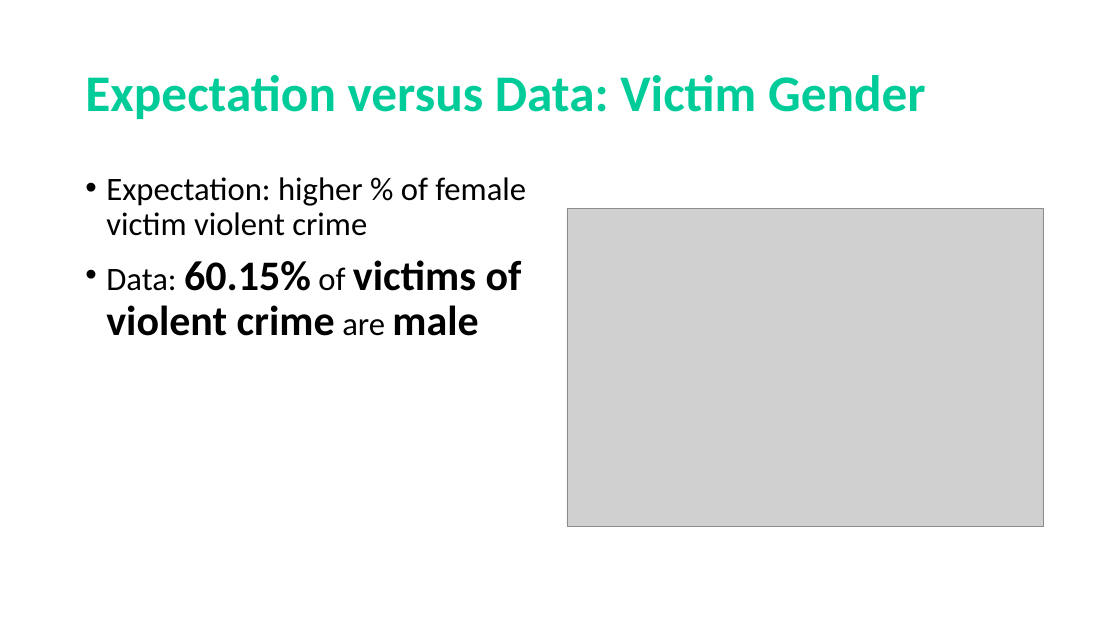
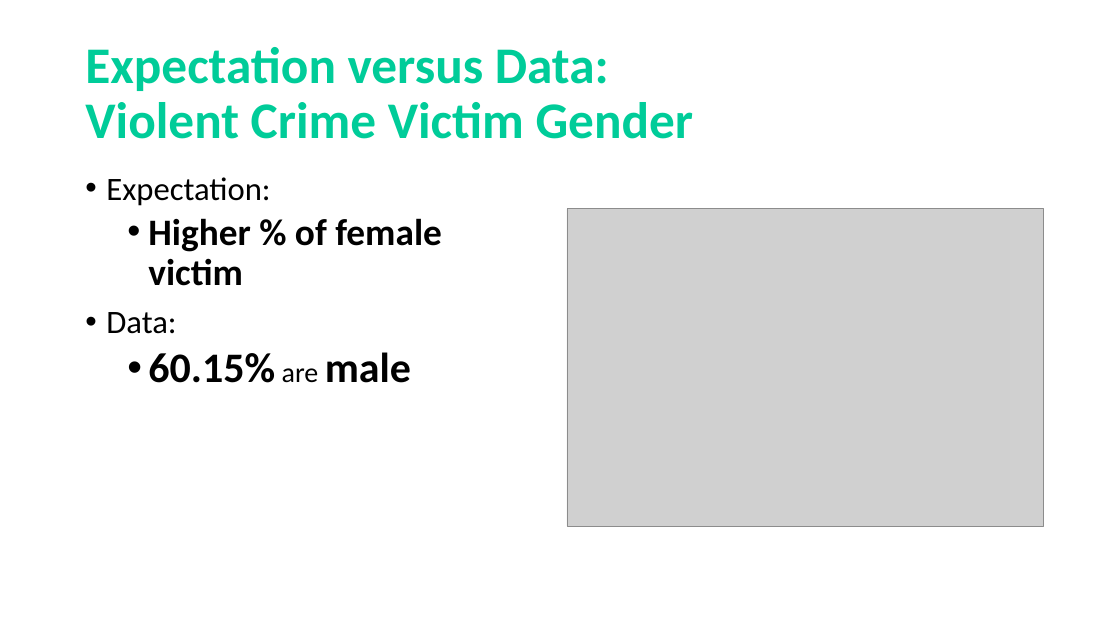
Before and after one commit to frederikdebruyker/Los-Angeles-Crime-Statistics, a slide deck: slide 4 of Presentation Project1 - Los Angeles Crime Statistics.pptx. Drawn at 1120x630 pixels with LibreOffice and Linux fonts; fonts in the diff are those of the drawing; grey boxes stand for pictures. Boxes give left, top, right and bottom in pixels: in the first picture for what was removed or moved away, otherwise in the second. Text is boxed around its words. In the diff, an @@ line names an element or a change of style, - is before the commit and + after.

```diff
--- a/Presentation Project1 - Los Angeles Crime Statistics.pptx
+++ b/Presentation Project1 - Los Angeles Crime Statistics.pptx
@@ title at (x1=85, y1=47, x2=694, y2=139): text changed @@
-Expectation versus Data: Victim Gender
+Expectation versus Data:
+Violent Crime Victim Gender
@@ text at (x1=106, y1=177, x2=442, y2=383): text changed; size 28 to 32 pt; bold on @@
-• Expectation: higher % of female victim violent crime
-• Data: 60.15% of victims of violent crime are male
+• Expectation:
+  • Higher % of female victim
+• Data:
+  • 60.15% are male
```
Also in this commit, not shown: 4 other slides changed, 21 other files.
